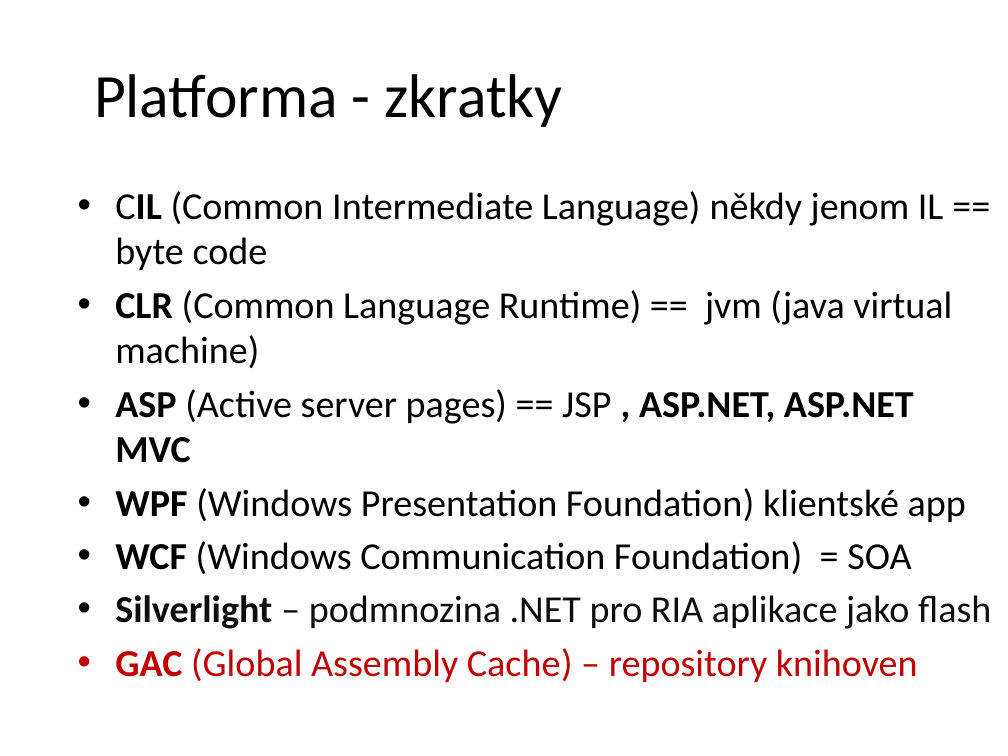
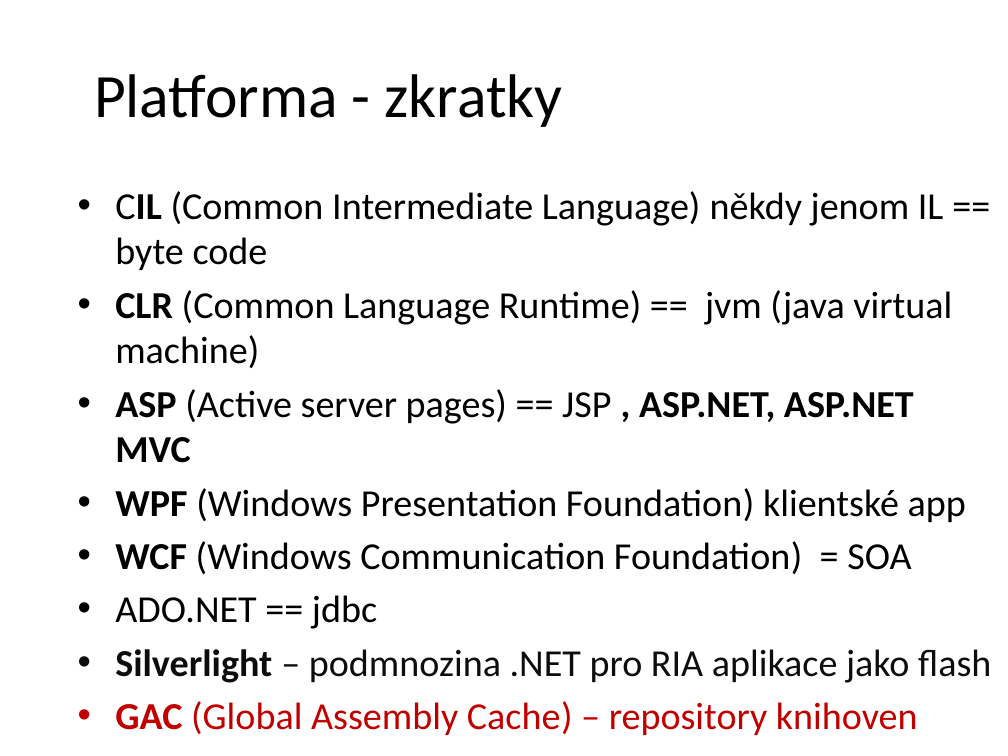
Before and after one commit to petrbalat/Skoleni-Csharp-NET, a slide deck: slide 3 of prezentace.pptx. Drawn at 1008x756 pixels with LibreOffice and Linux fonts; fonts in the diff are those of the drawing; background and template pictures are left out. Boxes give left, top, right and bottom in pixels: in the first picture for what was removed or moved away, otherwise in the second. Text is boxed around its words. In the diff, an @@ line names an element or a change of style, - is before the commit and + after.

```diff
--- a/prezentace.pptx
+++ b/prezentace.pptx
@@ text at (115,595,377,629): paragraph added @@
+• ADO.NET == jdbc
```
Also in this commit, not shown: 1 other slide changed, 1 slide added, 1 other file.
